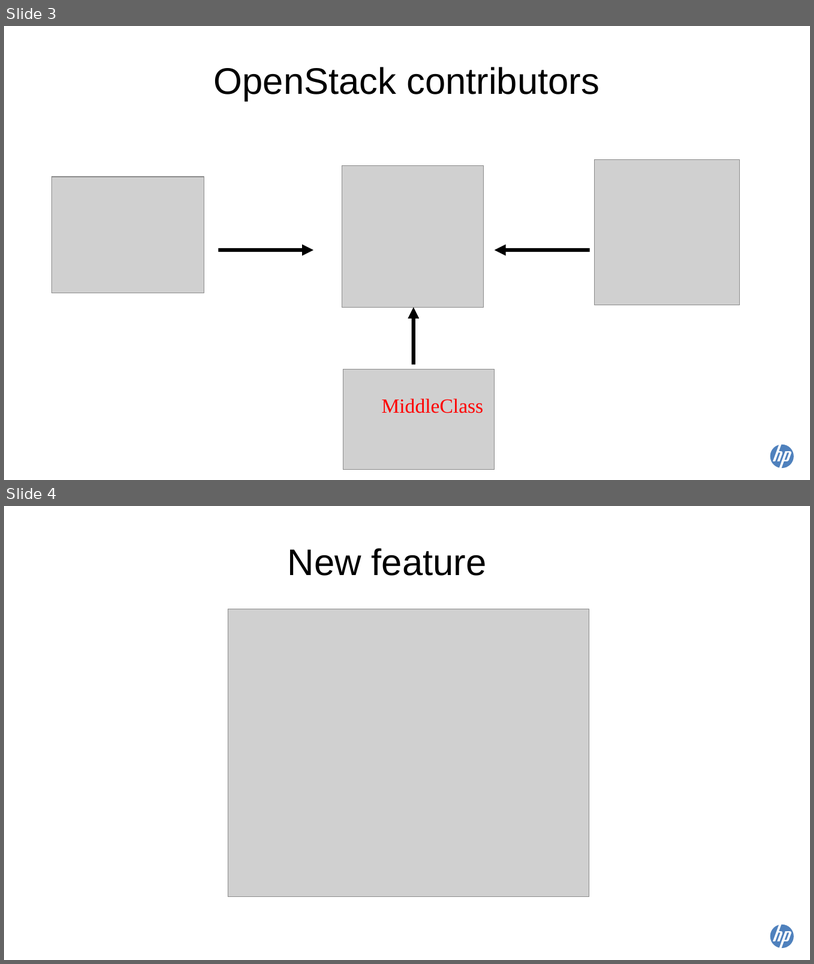
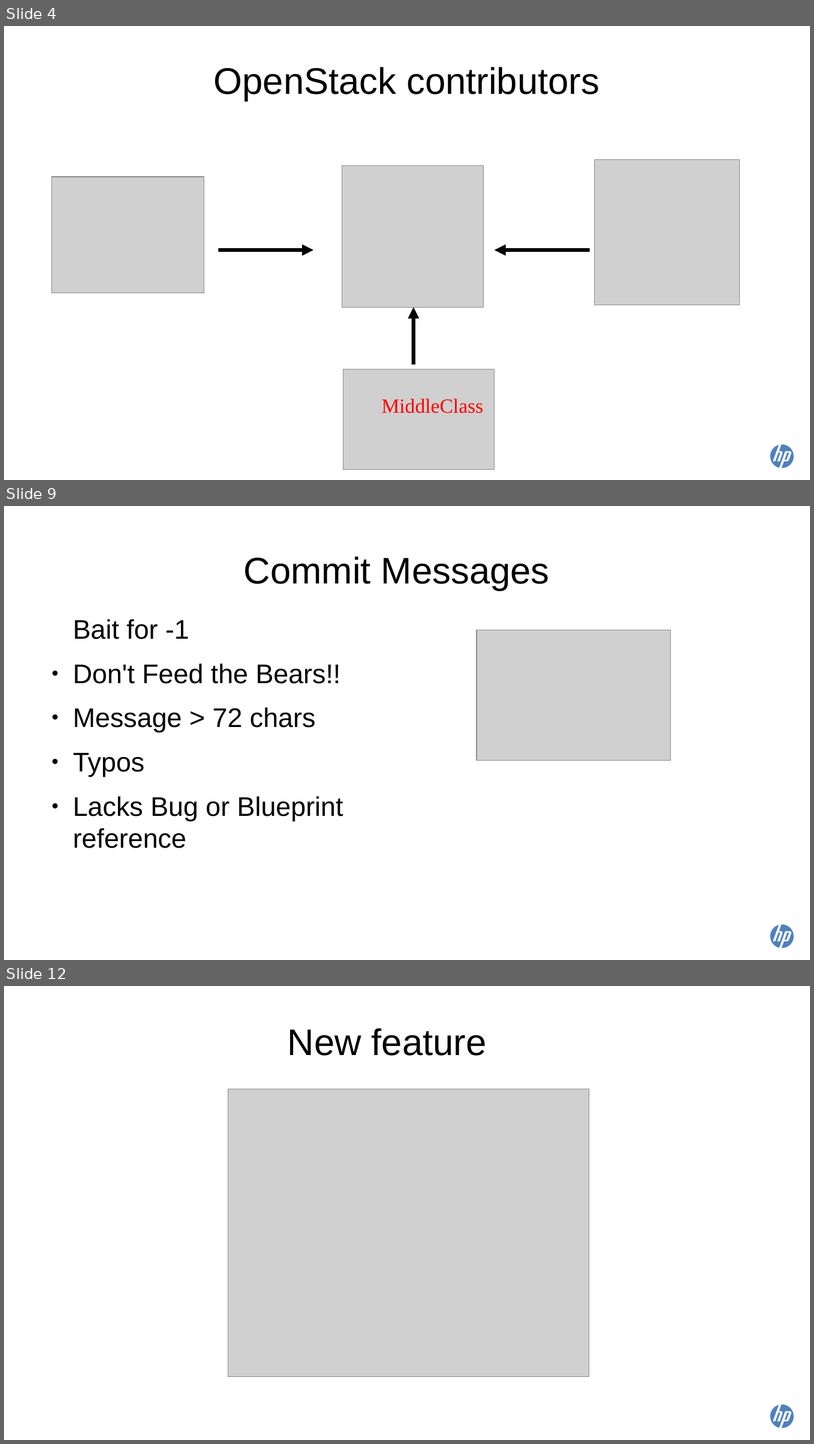
Before and after one commit to scottdangelo/TokyoSummitTalk, a slide deck: Tokyo2015_ROZ.odp. Shown one above the other, each under a label of ours: slides 3 and 4 before the commit, slides 4, 9 and 12 after it; the slides between them are not shown. The pictures are 814x964 and 814x1444 pixels, drawn with LibreOffice and Linux fonts; fonts in the diff are those of the drawing; grey boxes stand for pictures. Boxes give left, top, right and bottom in pixels: in the first picture for what was removed or moved away, otherwise in the second. Text is boxed around its words. In the diff, an @@ line names an element or a change of style, - is before the commit and + after.

```diff
--- a/Tokyo2015_ROZ.odp
+++ b/Tokyo2015_ROZ.odp
@@ slide 9 added at bbox=[4, 506, 810, 960], background #FFFFFF; not listed: 1 template element that a slide beside it also shows @@
@@ title added at bbox=[244, 556, 550, 591], 44 pt, text #000000 @@
+Commit Messages
@@ text added at bbox=[73, 619, 344, 848], 32 pt, text #000000 @@
+Bait for -1
+● Don't Feed the Bears!!
+● Message > 72 chars
+● Typos
+● Lacks Bug or Blueprint reference
@@ picture added at bbox=[477, 630, 671, 760] @@
@@ what was slide 3 is now slide 4 @@
@@ what was slide 4 is now slide 12 @@
```
Also in this commit, not shown: 2 slides changed, 9 other slides added, 1 other file.
